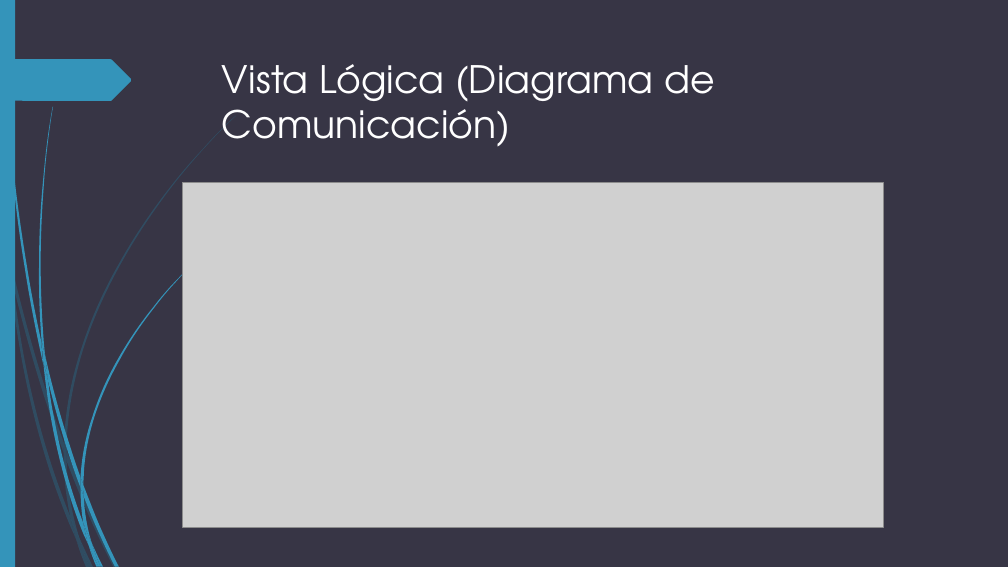
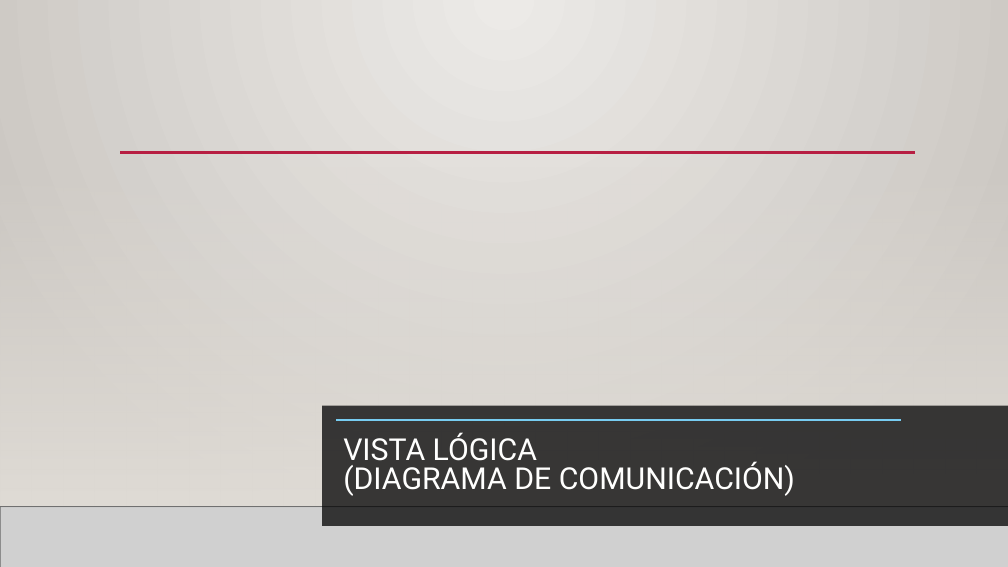
Before and after one commit to nicolay-dev/ProyectoOdontologico, a slide deck: slide 8 of Documentación/Oral-Care-Expo.pptx (slide 7 before the commit). Drawn at 1008x567 pixels with LibreOffice and Linux fonts; fonts in the diff are those of the drawing; grey boxes stand for pictures; background and template pictures are left out. Boxes give left, top, right and bottom in pixels: in the first picture for what was removed or moved away, otherwise in the second. Text is boxed around its words. In the diff, an @@ line names an element or a change of style, - is before the commit and + after.

```diff
--- a/Documentación/Oral-Care-Expo.pptx
+++ b/Documentación/Oral-Care-Expo.pptx
@@ background #373545 to picture (left out) @@
@@ rectangle removed at (x1=0, y1=0, x2=15, y2=567) @@
@@ rectangle added at (x1=0, y1=0, x2=1008, y2=567), fill gradient #ECEAE7 to #CAC7C1 @@
@@ freeform shape removed at (x1=0, y1=59, x2=132, y2=101) @@
@@ rectangle added at (x1=0, y1=167, x2=1008, y2=507), fill gradient #DFDBD5 @@
@@ rectangle added at (x1=0, y1=167, x2=1008, y2=507), fill gradient #DFDBD5 @@
@@ line added from (120, 153) to (915, 153), #B71E42 2.5 pt @@
@@ picture removed at (x1=183, y1=183, x2=884, y2=527) @@
@@ rectangle added at (x1=322, y1=406, x2=1008, y2=526), fill #000001 at 75% opacity @@
@@ line added from (337, 420) to (901, 420), #77CCF1 1.75 pt @@
@@ title at (x1=343, y1=433, x2=795, y2=496): text changed; size 36 to 28.8 pt; font TeX Gyre Adventor to Roboto; text colour #FFFFFF to #FFFFFE @@
-Vista Lógica (Diagrama de Comunicación)
+VISTA LÓGICA
+(DIAGRAMA DE COMUNICACIÓN)
@@ line added from (0, 507) to (1008, 507), #000001 1 pt @@
@@ picture added at (x1=0, y1=507, x2=1008, y2=567) @@
@@ line added from (0, 507) to (1008, 507), #000001 1 pt @@
@@ group removed at (x1=0, y1=116, x2=236, y2=567): 10 freeform shapes @@
@@ group removed at (x1=2, y1=0, x2=197, y2=567): 12 freeform shapes @@
```
Also in this commit, not shown: 12 other slides changed, 1 slide added.
